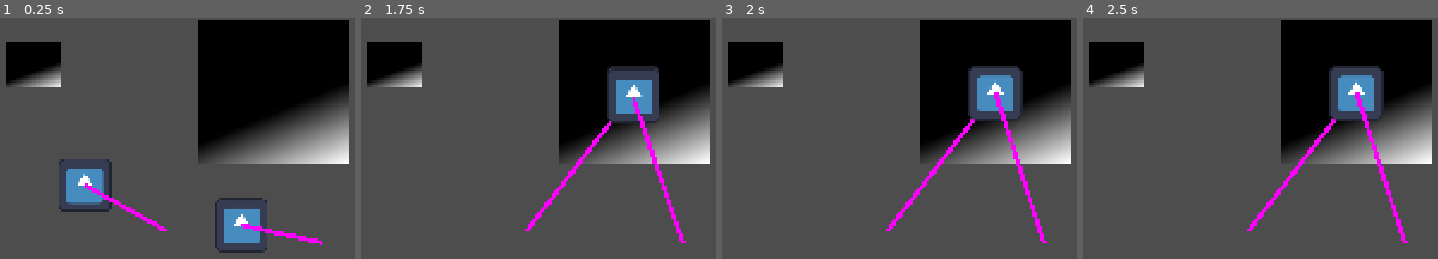
Above: before the commit, frames 1-4 (left to right).
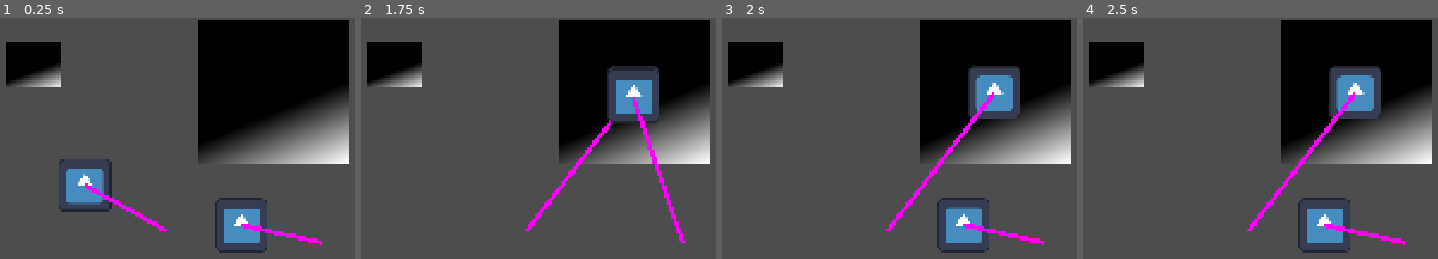
Above: after the commit, the same moments.

Repository: Arrenteks/LD60
Game: Godot game, scene res://scenes/grab_test/grab_testing.tscn
Two runs of this game, one before a commit and one after it. Both use one fixed random seed, a clock stepped at 60 frames per second and the inputs below. This scene is started directly instead of the project's main scene. The engine's default icon, where the game draws it, is replaced by a stand-in: a white triangle on a blue panel in a dark square.
Inputs (mouse positions are in pixels of both pictures, inside the frame that each line leads up to):
- Up to frame 1 (0.25 s): no input
- Up to frame 2 (1.75 s): tap Enter at 0.5 s; drag from (446, 184) to (634, 92) at 0.52 s; drag from (602, 225) to (634, 92) at 1.27 s
- Up to frame 3 (2 s): no input
- Up to frame 4 (2.5 s): move the mouse to (outside the picture) at 2.02 s; click (outside the picture) at 2.17 s

Frames 1-2 are identical in both runs. In frame 3, 3.5% of the frame differs, in the area x 60-92%, y 20-98%; in frame 4, 3.4%.

Commit message:
setupnparam in one test plug

Diff:
--- a/ld-60/scenes/grab_test/grab_testing.tscn
+++ b/ld-60/scenes/grab_test/grab_testing.tscn
@@ -30,6 +30,7 @@
 
 [node name="grabitem_2" parent="." unique_id=614658 instance=ExtResource("1_yiyir")]
 position = Vector2(640, 497)
+has_origin = true
 
 [node name="ItemCable2" parent="." unique_id=830591747 node_paths=PackedStringArray("connection_start", "connection_end") instance=ExtResource("3_m7vxj")]
 position = Vector2(832, 539)
